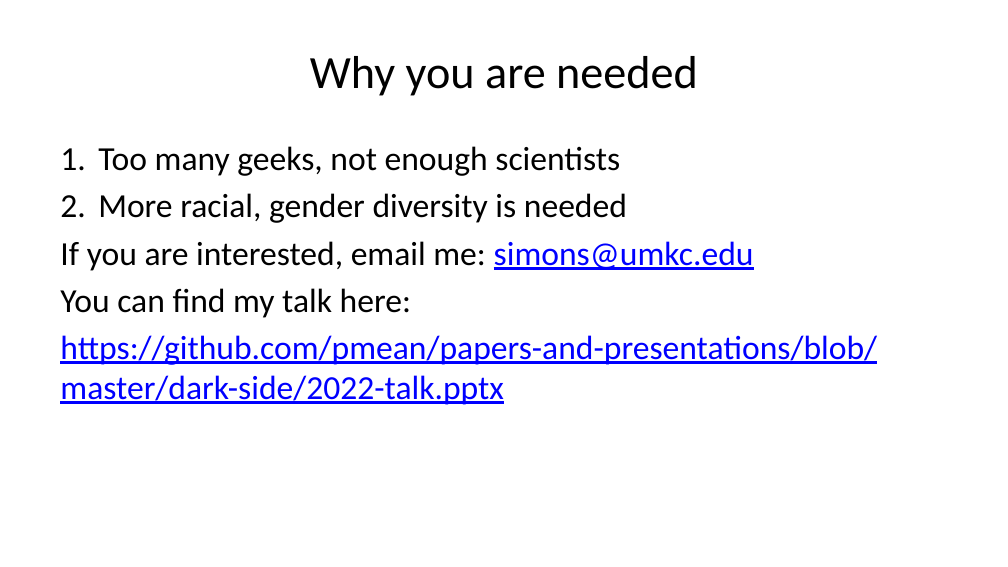
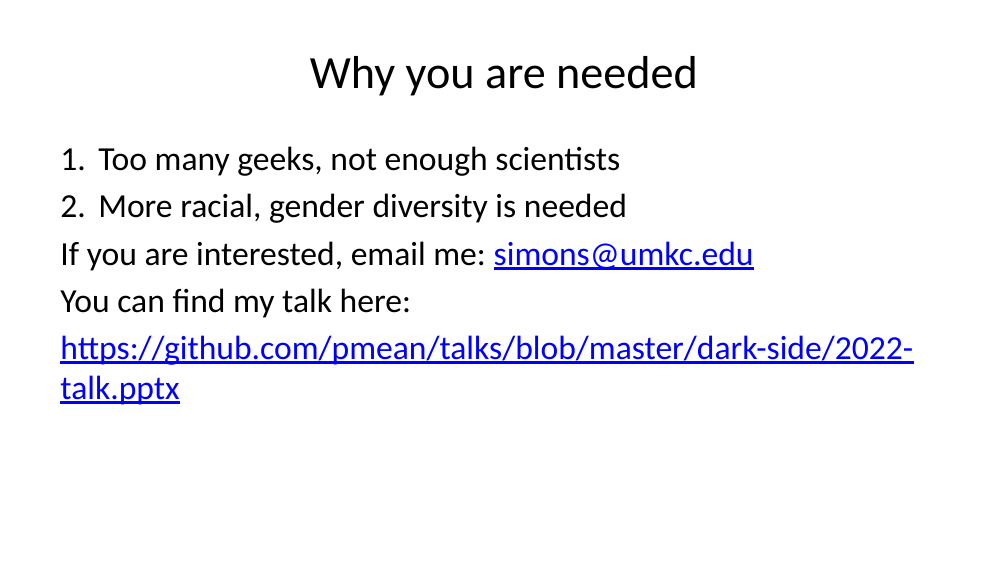
Before and after one commit to pmean/talks, a slide deck: slide 41 of dark-side/2022-talk.pptx (slide 38 before the commit). Drawn at 1008x567 pixels with LibreOffice and Linux fonts; fonts in the diff are those of the drawing. Boxes give left, top, right and bottom in pixels: in the first picture for what was removed or moved away, otherwise in the second. Text is boxed around its words. In the diff, an @@ line names an element or a change of style, - is before the commit and + after.

```diff
--- a/dark-side/2022-talk.pptx
+++ b/dark-side/2022-talk.pptx
@@ text at [60, 335, 913, 405]: text changed @@
-https://github.com/pmean/papers-and-presentations/blob/master/dark-side/2022-talk.pptx
+https://github.com/pmean/talks/blob/master/dark-side/2022-talk.pptx
```
Also in this commit, not shown: 1 other slide changed, 4 slides added, 1 slide removed, 1 other file.
